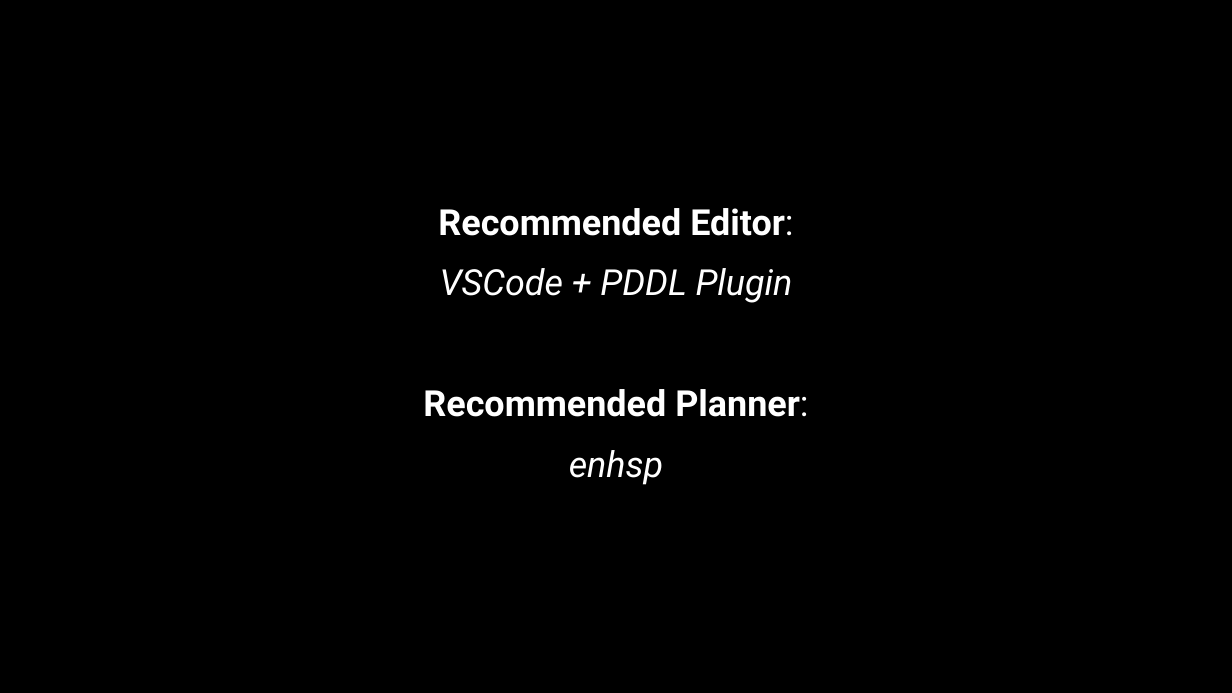
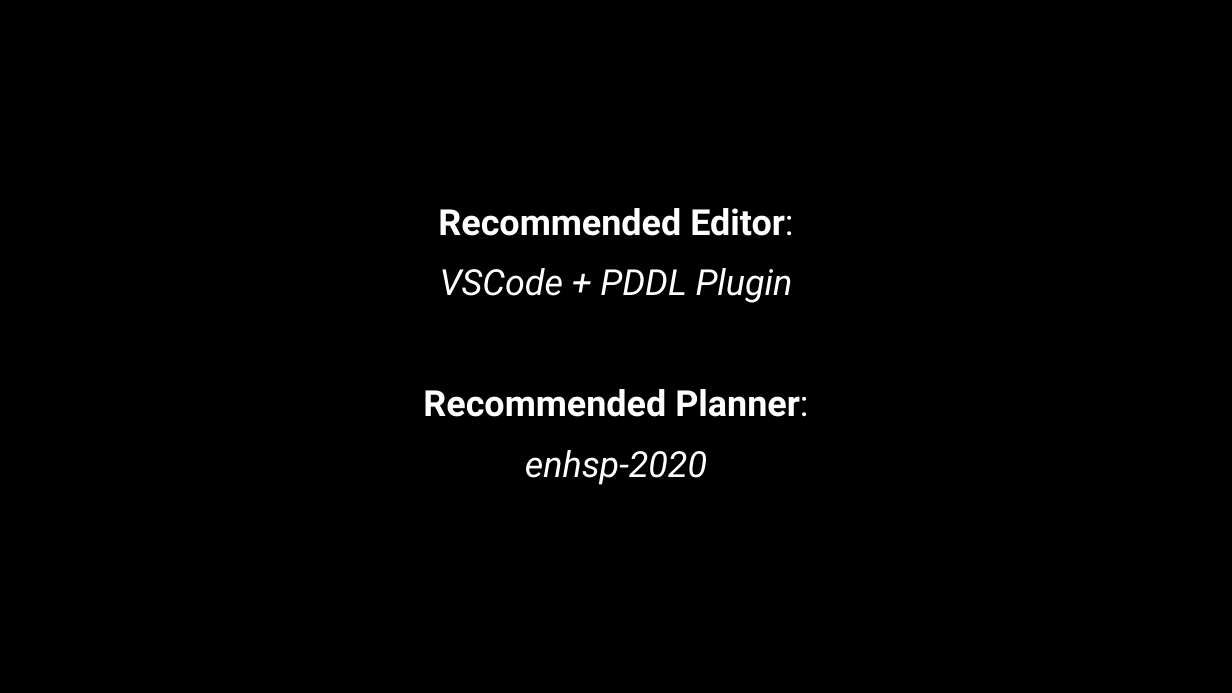
Before and after one commit to AI-Planning/modeling-in-pddl, a slide deck: slide 2 of exercises/cisc-813/hybrid/slides.pptx. Drawn at 1232x693 pixels with LibreOffice and Linux fonts; fonts in the diff are those of the drawing. Boxes give left, top, right and bottom in pixels: in the first picture for what was removed or moved away, otherwise in the second. Text is boxed around its words. In the diff, an @@ line names an element or a change of style, - is before the commit and + after.

```diff
--- a/exercises/cisc-813/hybrid/slides.pptx
+++ b/exercises/cisc-813/hybrid/slides.pptx
@@ text at bbox=[525, 450, 707, 485]: text changed @@
-enhsp
+enhsp-2020
```
Also in this commit, not shown: 11 other slides changed, 2 slides added, 3 slides removed, 4 other files.
